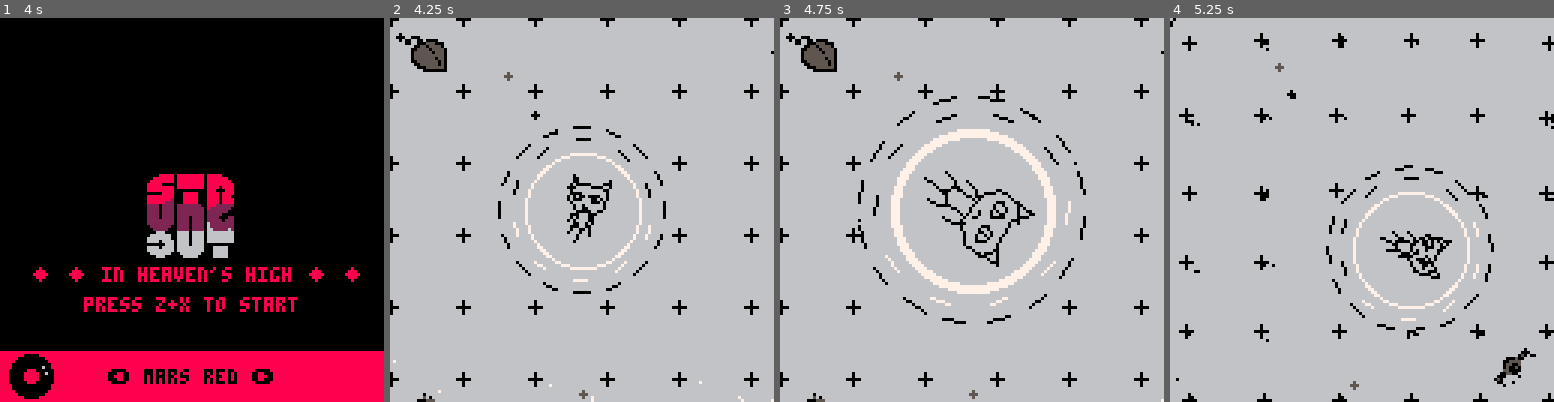
Above: before the commit, frames 1-4 (left to right).
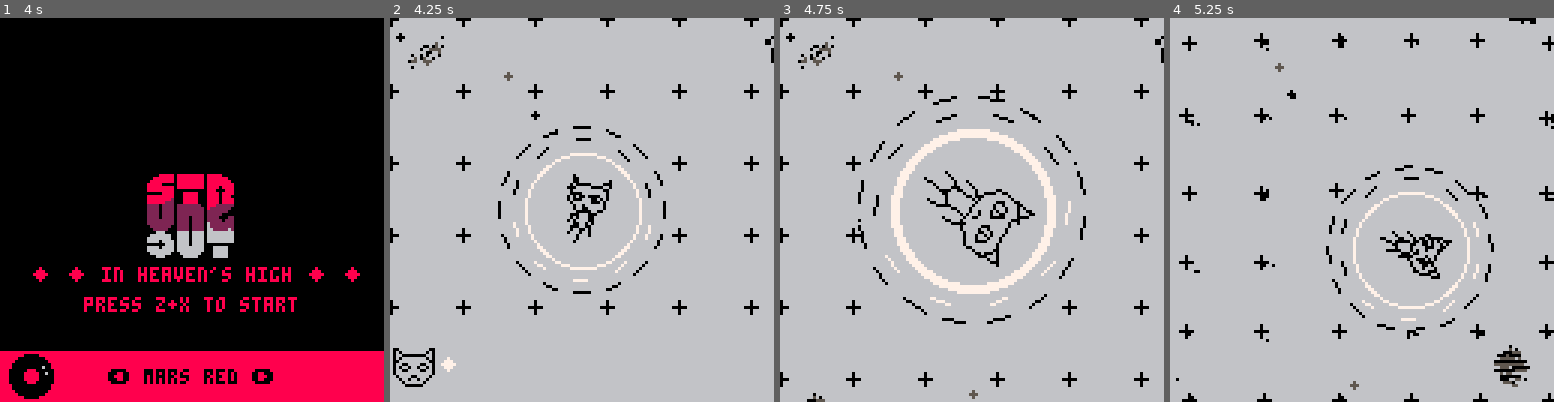
Above: after the commit, the same moments.

Repository: ianmart1n/AGBIC2016
Game: PICO-8 cartridge strungout.p8
Same seed, same stepped clock (60 frames per second), same inputs: the game is played once before the commit and once after it.
Inputs:
- Up to frame 1 (4 s): tap X (X key) at 0.33, 1.07, 1.85, 2.97 s; tap O (Z key) at 0.7, 1.7, 2.1, 2.5, 2.9, 3.3, 3.7 s; hold Right 1.6-2.1 s; hold Up 2.15-2.42 s; hold Right 2.47-3.03 s; hold Left 3.08-3.58 s; hold Down 3.63-3.97 s
- Up to frame 2 (4.25 s): hold Right from 4.02 s (still down); tap X (X key) at 4.08 s; tap O (Z key) at 4.1 s
- Up to frame 3 (4.75 s): tap O (Z key) at 4.5 s; release Right at 4.68 s; hold Up from 4.73 s (still down)
- Up to frame 4 (5.25 s): tap O (Z key) at 4.9 s; release Up at 5.03 s; hold Left from 5.08 s (still down); tap X (X key) at 5.2 s

Frame 1 is identical in both runs. In frame 2, 1.6% of the frame differs, in the area x 0-100%, y 4-100%; in frame 3, 0.7%; in frame 4, 0.6%.

Commit message:
better interactions setup

Diff:
--- a/strungout.p8
+++ b/strungout.p8
@@ -53,6 +53,15 @@
  cartdata("sweetheartsquad_strungout")
  scenes={}
 
+ interactions={}
+ interactions.empty=0
+ interactions.cat=1
+ interactions.nip=2
+ interactions.sat=3
+ interactions.rmin=2
+ interactions.rmax=7
+
+
  -- cells
  cell_gap=24 -- distance between cells
  cell_gap_h=cell_gap/2
@@ -65,10 +74,10 @@
   cells[x]={}
  for y=-map_size,map_size do
   local cell={}
-  cell.icon=flr(rnd(6))
+  cell.icon=flr(rnd(interactions.rmax-interactions.rmin))+interactions.rmin
   cell.x=x
   cell.y=y
-
+  cell.used=false
   cell.interact=cell_interact
 
   cells[x][y]=cell
@@ -499,7 +508,7 @@
   if cat.nip < 2 then
    if not cat.nipw2 then
     cat.nipw2 = true
-    say(6,"nip's at an alltime low!")
+    say(interactions.cat,"nip's hitting an alltime low!")
    end
   else
    cat.nipw2 = false
@@ -507,7 +516,7 @@
    if cat.nip < 5 then
     if not cat.nipw1 then
      cat.nipw1 = true
-     say(6,"running out of nip...")
+     say(interactions.cat,"running out of nip...")
     end
    else
     cat.nipw1 = false
@@ -683,7 +692,7 @@
   or cat.p[2]+64 > (map_size+1)*cell_full then
    if not cat.pw then
     cat.pw=true
-    say(6,"i should head back")
+    say(interactions.cat,"nothing out this way - i should head back.")
    end
   else
    cat.pw=false
@@ -757,7 +766,7 @@
  scenes.current = "menu"
 
 
- --say(6,"lorem ipsum dolor sit amet, consectetur adipiscing elit. mauris eget lobortis massa.")
+ say(interactions.cat,"lorem ipsum dolor sit amet, consectetur adipiscing elit. mauris eget lobortis massa.")
  music(0,0,1+2+4)
 end
 
@@ -776,9 +785,9 @@
 end
 
 function cell_interact(cell)
- if cell.icon == 0 then
+ if cell.icon == interactions.empty then
   --empty cell
- elseif cell.icon == 1 then
+ elseif cell.icon == interactions.nip then
   cat.nip+=1
   cam.p[1] += rnd(15)-rnd(15)
   cam.p[2] += rnd(15)-rnd(15)
@@ -797,41 +806,49 @@
 
    add(parts,p)
   end
-  say(6,"found some space catnip!")
-  cell.icon=0
- elseif cell.icon == 4 then
-  pulse_time=time()
+  say(cell.icon,"found some space catnip!")
+  cell.icon=interactions.empty
+ elseif cell.icon == interactions.sat then
+  if not cell.used then
+   pulse_time=time()
+  end
   local i=0
   local num=0
   for s=max(-map_size,cell.x-2),min(map_size,cell.x+2) do
   for t=max(-map_size,cell.y-2),min(map_size,cell.y+2) do
    i+=1
-   if cells[s][t].icon ==4 then
-    if s!=0 or t!= 0 then
-     local p={}
-     p.s={cell.x,cell.y}
-     p.p={cell.x,cell.y}
-     p.t={s,t}
-     p.o=i/128
-     add(pulses,p)
+   if cells[s][t].icon == interactions.sat then
+    if cells[s][t] != cell then
+     if not cells[s][t].used then
+      if not cell.used then
+       local p={}
+       p.s={cell.x,cell.y}
+       p.p={cell.x,cell.y}
+       p.t={s,t}
+       p.o=i/128
+       add(pulses,p)
+      end
+      num+=1
+     end
     end
    end
   end
   end
-  num = max(0,#pulses-num-1)
-  cell.icon=0
   if num == 0 then
-   say(4,"ground control:\nno satellites nearby")
+   say(cell.icon,"ground control:\nno inactive satellites within range")
   elseif num == 1 then
-   say(4,"ground control:\n"..num.." satellite nearby")
+   say(cell.icon,"ground control:\n"..num.." inactive satellite within range")
   else
-   say(4,"ground control:\n"..num.." satellites nearby")
-  end
+   say(cell.icon,"ground control:\n"..num.." inactive satellites within range")
+  end
+
+  cell.used=true
  elseif cell.icon == 5 then
   say(cat.cell.icon,"yo waddup")
  else
-  say(6,"nothing interesting here")
- end
+  say(interactions.cat,"nothing interesting here")
+ end
+ cell.used = true
 end
 
 function _draw()
Not shown, changed: 28 lines of the sprite sheet (__gfx__) section of strungout.p8
